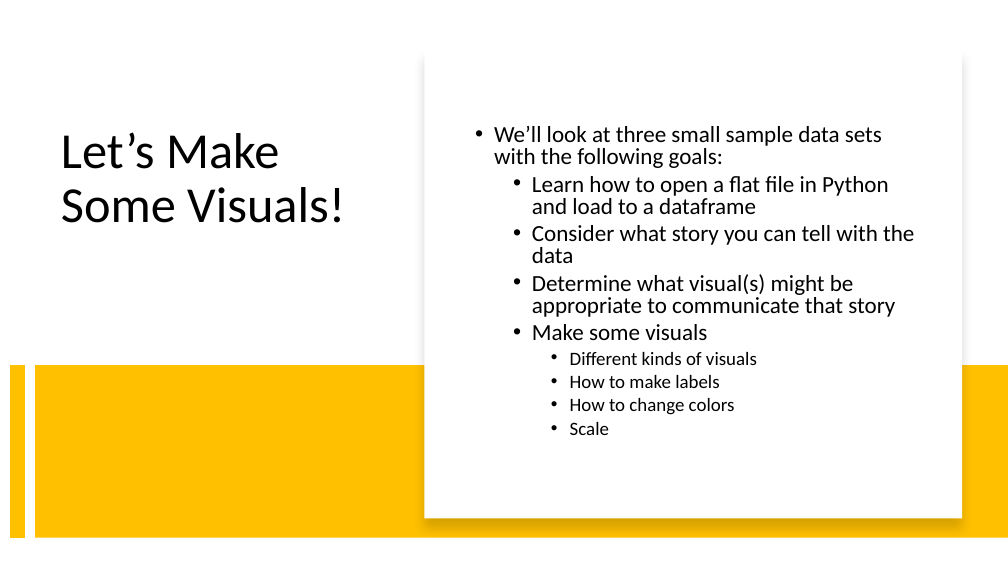
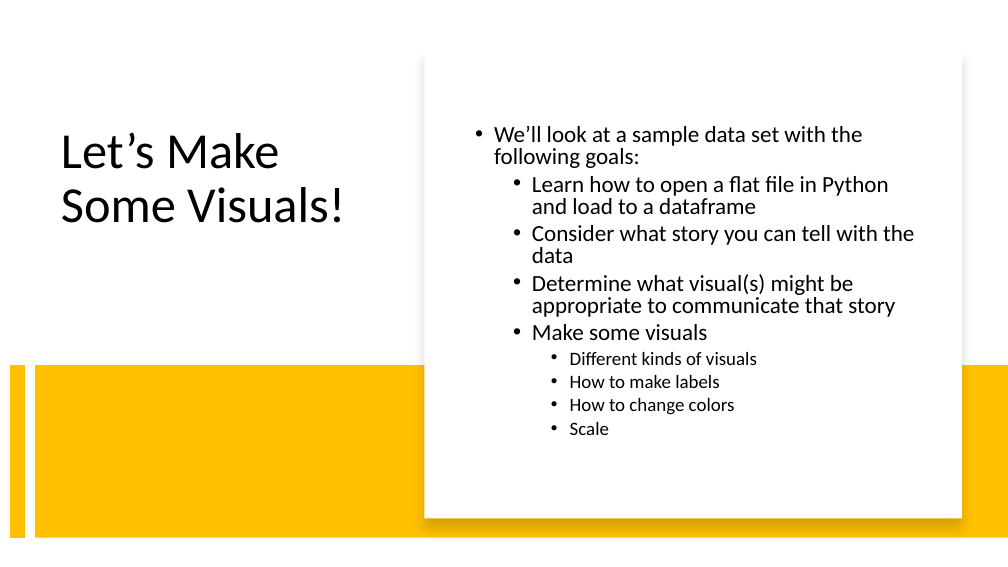
Before and after one commit to likeawednesday/TechCamp_DataViz, a slide deck: slide 15 of DVUP.pptx (slide 13 before the commit). Drawn at 1008x567 pixels with LibreOffice and Linux fonts; fonts in the diff are those of the drawing. Boxes give left, top, right and bottom in pixels: in the first picture for what was removed or moved away, otherwise in the second. Text is boxed around its words. In the diff, an @@ line names an element or a change of style, - is before the commit and + after.

```diff
--- a/DVUP.pptx
+++ b/DVUP.pptx
@@ text at box(494, 126, 862, 168): text changed @@
-• We’ll look at three small sample data sets with the following goals:
+• We’ll look at a sample data set with the following goals:
```
Also in this commit, not shown: 5 other slides changed, 15 slides added.
